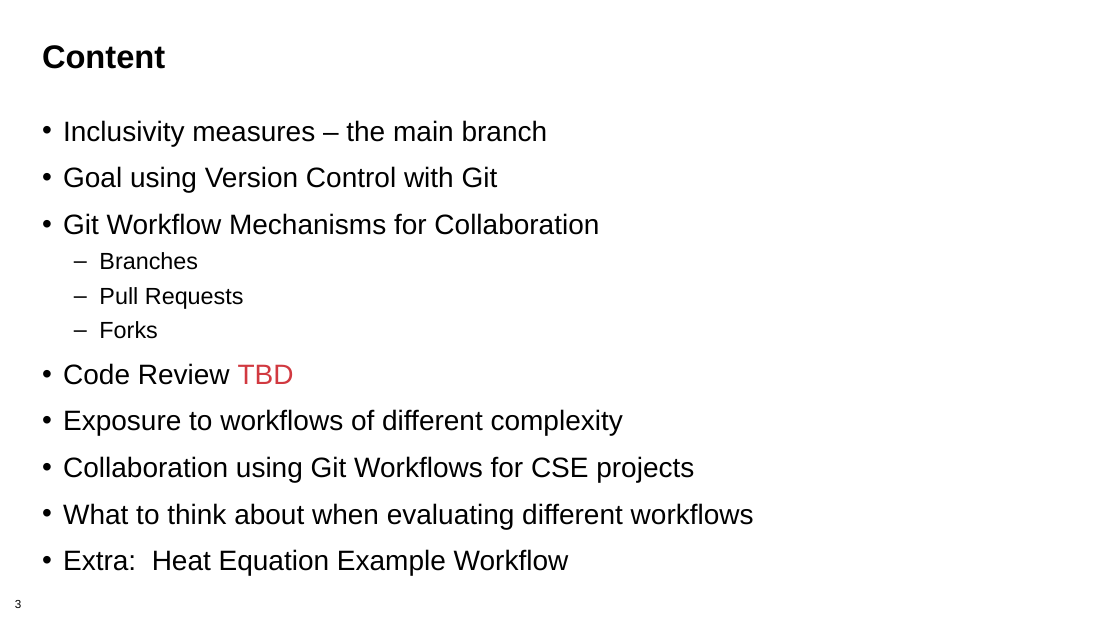
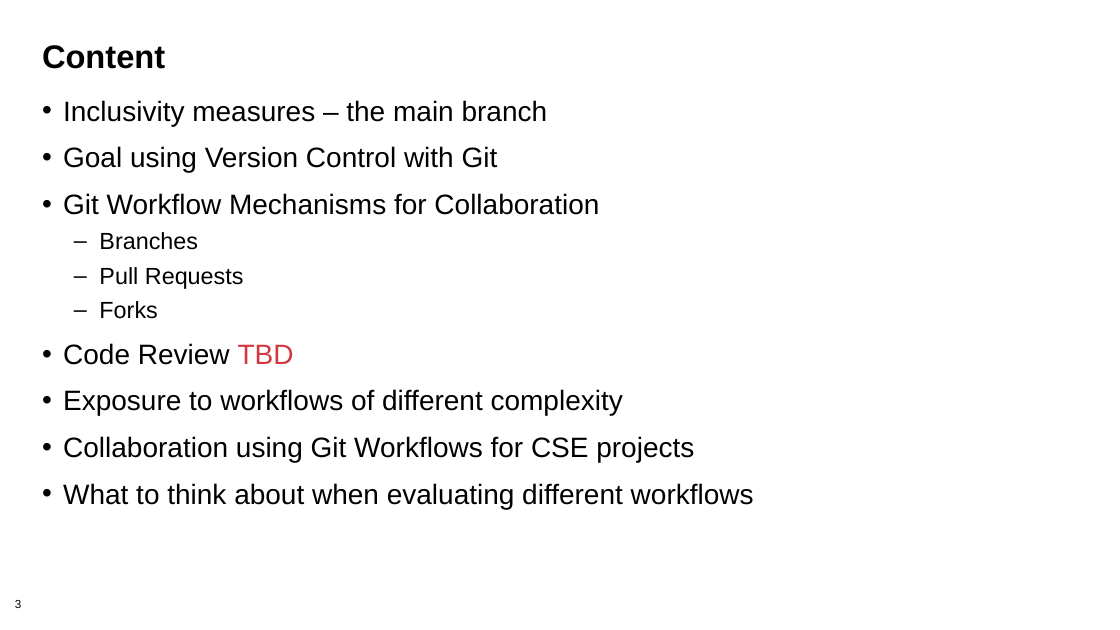
Before and after one commit to bssw-tutorial/presentations, a slide deck: slide 3 of git-workflows.pptx. Drawn at 1120x630 pixels with LibreOffice and Linux fonts; fonts in the diff are those of the drawing; background and template pictures are left out. Boxes give left, top, right and bottom in pixels: in the first picture for what was removed or moved away, otherwise in the second. Text is boxed around its words. In the diff, an @@ line names an element or a change of style, - is before the commit and + after.

```diff
--- a/git-workflows.pptx
+++ b/git-workflows.pptx
@@ text "Inclusivity measures – the main ...": place and size @@
-text "Inclusivity measures – the main ..." at (63, 120, 754, 575)
+text "Inclusivity measures – the main ..." at (63, 100, 754, 509)
@@ text at (63, 549, 569, 575): paragraph removed @@
-• Extra: Heat Equation Example Workflow
```
Also in this commit, not shown: 3 other slides changed.
